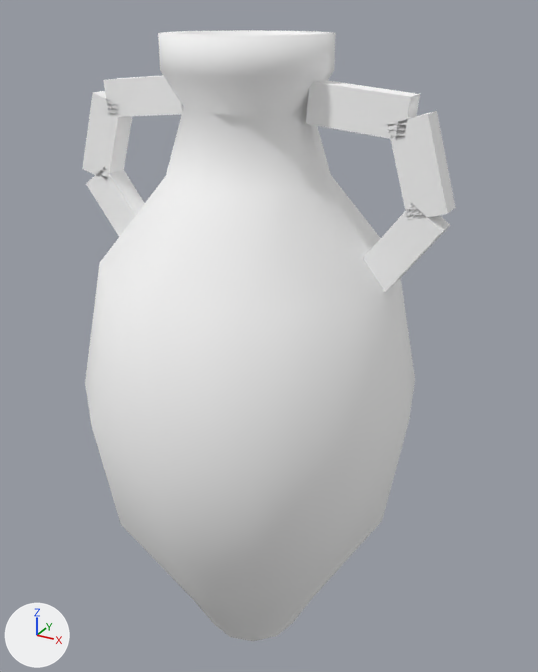
Before and after pictures for a commit that changed the glTF model games/yorimichi/assets/belmonte/meshes/SM_BM_BP_Amphora.glb.
The view is the same before and after, from a 50 mm camera at (0.459, -0.784, 0.865) aimed at (0.013, 0.027, 0.459). Every picture has the same lights, and +X, +Y and +Z are marked at lower left. The picture after the commit comes second. Vertices at exactly the same position are counted once.

In view in the first picture: 'SM_BM_BP_Amphora'.
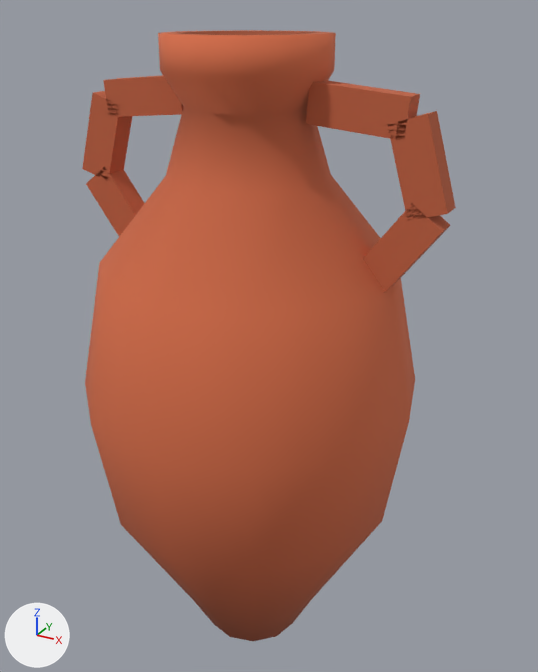
Diff of the bpy script that builds the scene:
```diff
--- a/games/yorimichi/assets/belmonte/meshes/SM_BM_BP_Amphora.glb.py
+++ b/games/yorimichi/assets/belmonte/meshes/SM_BM_BP_Amphora.glb.py
@@ me_sm_bp_amphora @@
 me_sm_bp_amphora.from_pydata(...)  # 193 vertices, 324 faces; spans x -0.252..0.252, y -0.225..0.225, z 0.0..0.84
 # used by ob_sm_bm_bp_amphora; location = (0.0, 0.0, 0.0)
+# me_sm_bp_amphora part 1: 222 faces centred in x -0.242..0.242, y -0.199..0.199, z 0.18..0.84 are repainted in the vertex colours; the middle colour goes from white #ffffff to orange #cc6743
+# me_sm_bp_amphora part 2: 102 faces centred in x -0.224..0.224, y -0.129..0.129, z 0.02..0.813 are repainted in the vertex colours; the middle colour goes from white #ffffff to brown #ad5839
 me_sm_bp_amphora.materials.append(mat_bm_000_m_vcol_007)
```

What differs and where, as boxes (x1, y1, x2, y2) in the pictures (538 x 672 px):
part 1 of me_sm_bp_amphora, recoloured (white to orange)
    both: (82, 30, 456, 626)
part 2 of me_sm_bp_amphora, recoloured
    both: (95, 31, 450, 641)
